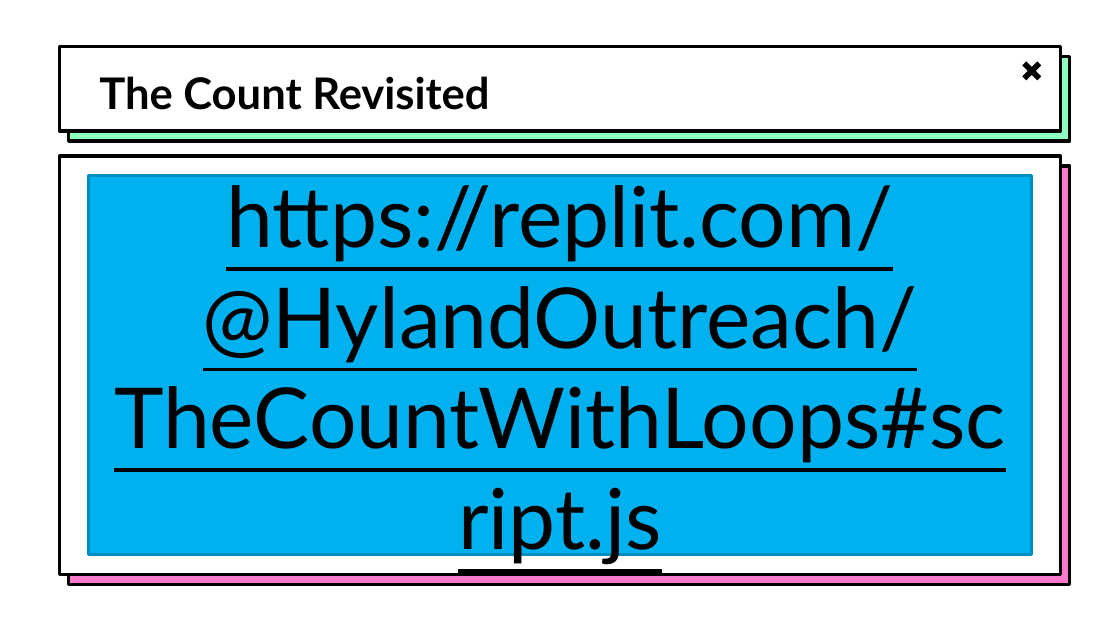
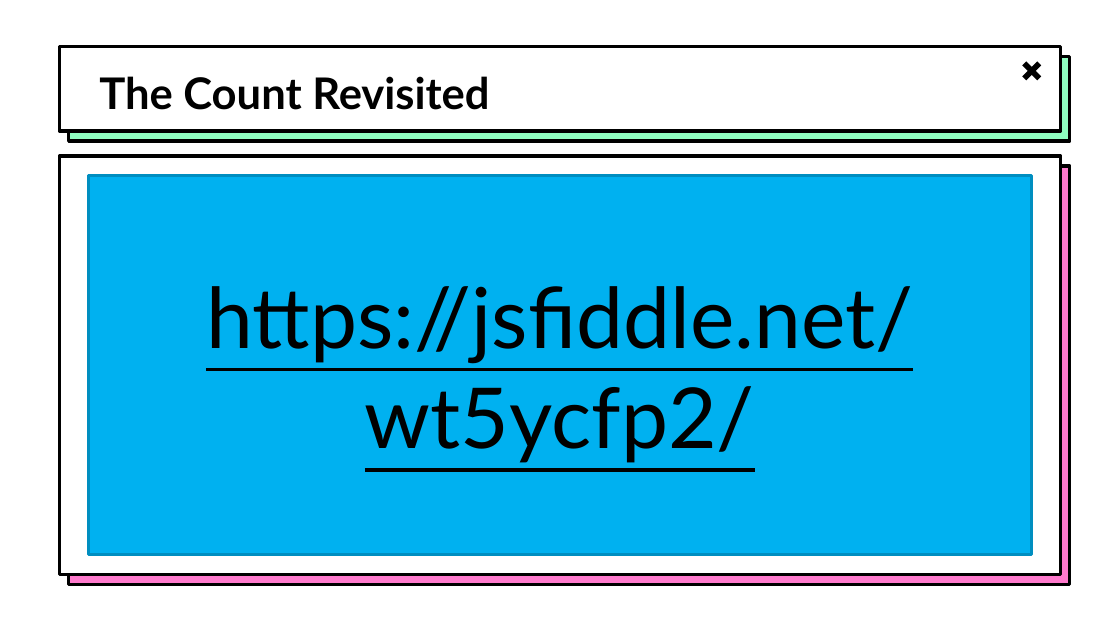
Before and after one commit to hytechclub/web-102, a slide deck: slide 33 of ForLoops/ForLoops.pptx. Drawn at 1120x630 pixels with LibreOffice and Linux fonts; fonts in the diff are those of the drawing; background and template pictures are left out. Boxes give left, top, right and bottom in pixels: in the first picture for what was removed or moved away, otherwise in the second. Text is boxed around its words. In the diff, an @@ line names an element or a change of style, - is before the commit and + after.

```diff
--- a/ForLoops/ForLoops.pptx
+++ b/ForLoops/ForLoops.pptx
@@ text in rectangle at <box>206,286,913,463</box>: text changed @@
-https://replit.com/@HylandOutreach/TheCountWithLoops#script.js
+https://jsfiddle.net/wt5ycfp2/
```
Also in this commit, not shown: 1 other slide changed, 8 other files.
